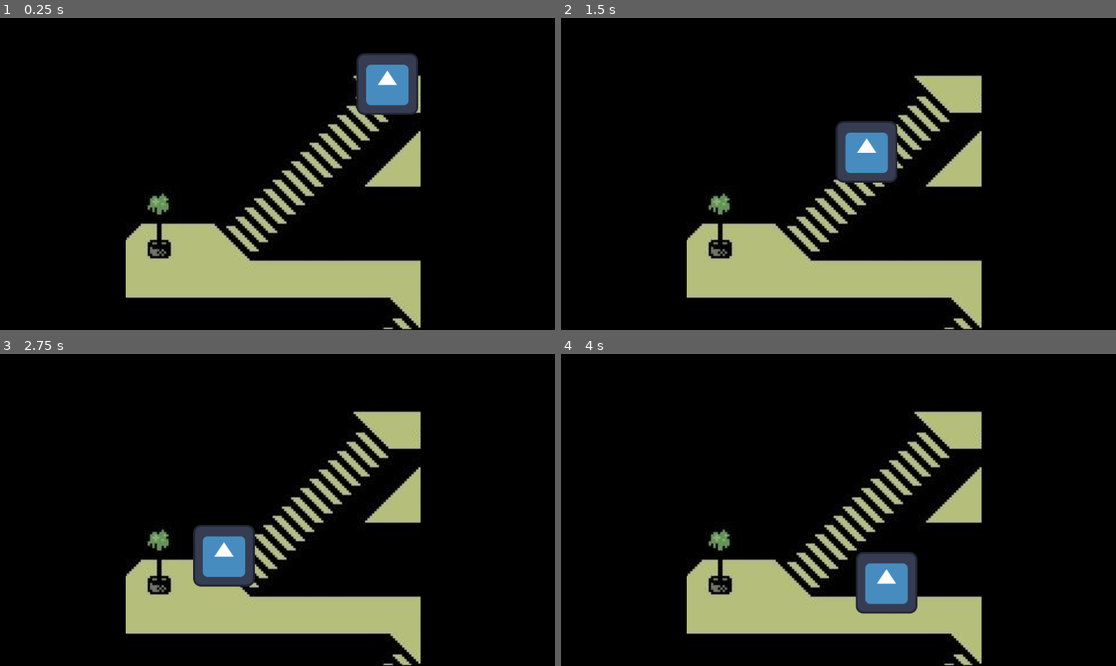
Above: before the commit, frames 1-4 (two rows, left to right).
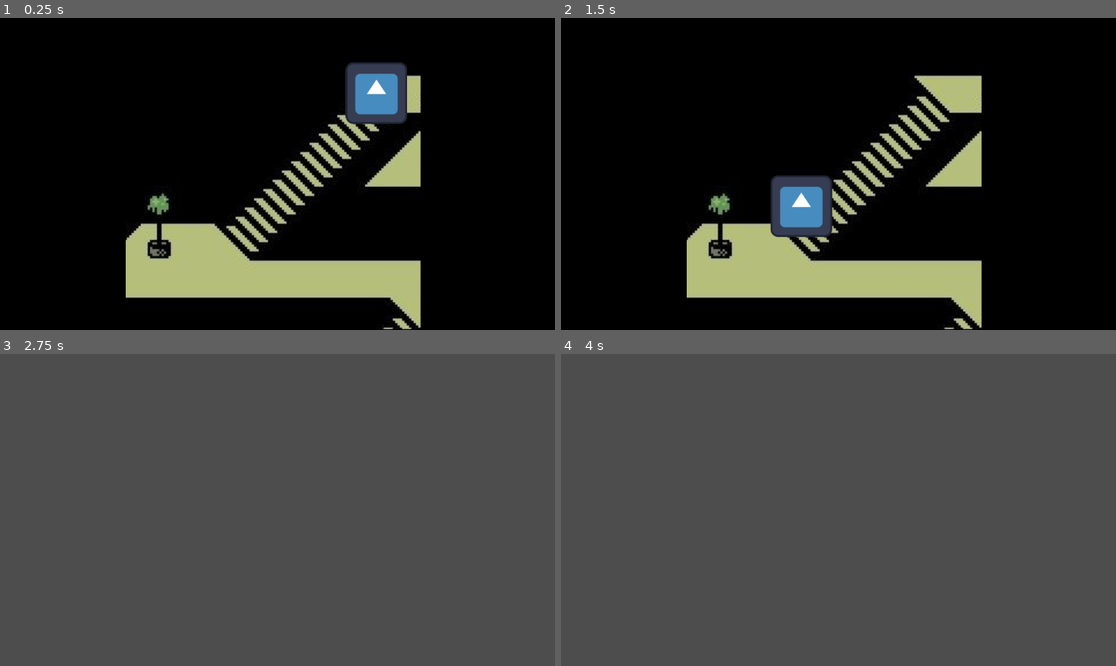
Above: after the commit, the same moments.

Repository: tobiflores/MINIJUEGOS-Feroleto-Flores-Geretto-Legaria
Game: Godot game, scene res://escenas/general/transicion_victoria.tscn
Same seed, same stepped clock (60 frames per second), same inputs: the game is played once before the commit and once after it. This scene is started directly instead of the project's main scene. The engine's default icon, where the game draws it, is replaced by a stand-in: a white triangle on a blue panel in a dark square.
Inputs:
- Up to frame 1 (0.25 s): no input
- Up to frame 2 (1.5 s): tap Enter (ui_accept) at 0.5, 0.6, 0.77, 1.07, 1.35 s; hold Right (ui_right) 0.53-1.28 s; hold Left (ui_left) from 1.28 s (still down)
- Up to frame 3 (2.75 s): tap Enter (ui_accept) at 1.52, 1.82, 2.1 s; release Left (ui_left) at 2.03 s; hold Right (ui_right) from 2.03 s (still down)
- Up to frame 4 (4 s): tap Enter (ui_accept) at 2.85, 3.02, 3.32, 3.6, 3.77 s; release Right (ui_right) at 3.53 s; hold Left (ui_left) from 3.53 s (still down)

The runs differ from the first frame. In frame 1, 2.3% of the frame differs, in the area x 62-76%, y 11-35%; in frame 2, 4.3%; in frame 3, 99%, in the area x 0-100%, y 0-100%; in frame 4, 99%.

Commit message:
hago el tercer minijuego y conecto a todos entre si con la transicion

Diff:
--- /dev/null
+++ b/escenas/general/principal.tscn
@@ -0,0 +1,10 @@
+[gd_scene format=3 uid="uid://b0018qfgib0ku"]
+
+[ext_resource type="Script" uid="uid://3npap6dn82cw" path="res://scripts/principal.gd" id="1_dj7q0"]
+[ext_resource type="PackedScene" uid="uid://cle37l80uue6p" path="res://escenas/minijuegos/minijuego_cofres.tscn" id="2_yv8ah"]
+[ext_resource type="PackedScene" uid="uid://behfvas1mmyqu" path="res://escenas/minijuegos/minijuego_caramelos.tscn" id="3_aanal"]
+[ext_resource type="PackedScene" uid="uid://dw570jju4f5ag" path="res://escenas/minijuegos/minijuego_golpearMadera.tscn" id="4_smctb"]
+
+[node name="Principal" type="Node2D" unique_id=218056312]
+script = ExtResource("1_dj7q0")
+lista_minijuegos = Array[PackedScene]([ExtResource("2_yv8ah"), ExtResource("3_aanal"), ExtResource("4_smctb")])
--- a/escenas/general/transicion_victoria.tscn
+++ b/escenas/general/transicion_victoria.tscn
@@ -6,6 +6,8 @@
 
 [node name="TransicionVictoria" type="Node2D" unique_id=1856119977]
 script = ExtResource("1_0yafw")
+duracion_bajada = 1.8
+duracion_piso = 0.8
 
 [node name="ColorRect" type="ColorRect" parent="." unique_id=641087914]
 offset_right = 1153.0
@@ -20,3 +22,17 @@
 [node name="Personaje" type="Sprite2D" parent="." unique_id=476792367]
 position = Vector2(838, 109)
 texture = ExtResource("2_tysrj")
+
+[node name="NumPiso" type="Label" parent="." unique_id=1300978627]
+offset_left = 261.0
+offset_top = 94.0
+offset_right = 380.0
+offset_bottom = 198.0
+theme_override_colors/font_color = Color(0.69, 1, 0.73649997, 1)
+theme_override_font_sizes/font_size = 34
+
+[node name="Vidas" type="Label" parent="." unique_id=1473974647]
+offset_left = 65.0
+offset_top = 525.0
+offset_right = 162.0
+offset_bottom = 614.0
--- /dev/null
+++ b/escenas/minijuegos/minijuego_golpearMadera.gd
@@ -0,0 +1,95 @@
+extends Node2D
+
+signal termino(resultado: float)
+
+@export var tiempoLimite: float = 8.0
+@export var velocidadBarra: float = 7.0
+@export var zona_roja_min: float = 0.75
+@export var zona_roja_max: float = 1.0
+@export var tiempo_mostrar_resultado: float = 1.0
+@export var textura1: Texture2D
+@export var textura2: Texture2D
+@export var textura3: Texture2D
+
+var puedeGolpear: bool = false
+var tiempo_transcurrido: float = 0.0
+var potenciaActual: float = 0.0
+var yaGolpeo: bool = false
+var segmentos: Array[ColorRect] = []
+
+func _ready() -> void:
+	segmentos = [$Fuerza1, $Fuerza2, $Fuerza3, $Fuerza4, $Fuerza5, $Fuerza6, $Fuerza7, $Fuerza8, $Fuerza9, $Fuerza10]
+	$Instruccion.text = "GOLPEÁ LA MADERA"
+	$ProgressBar.min_value = 0.0
+	$ProgressBar.max_value = 1.0
+
+	$Timer.wait_time = tiempoLimite
+	$Timer.one_shot = true
+	$Timer.timeout.connect(_cuando_se_acaba_el_tiempo)
+	$Timer.start()
+
+	puedeGolpear = true
+
+	await get_tree().create_timer(2.0).timeout
+	$Instruccion.text = ""
+
+func _process(delta: float) -> void:
+	if $Timer.time_left > 0:
+		$ProgressBar.value = $Timer.time_left / tiempoLimite
+	else:
+		$ProgressBar.value = 0.0
+
+	if not puedeGolpear:
+		return
+
+	tiempo_transcurrido += delta
+	potenciaActual = (1.0 - cos(tiempo_transcurrido * velocidadBarra)) / 2.0
+
+	if Input.is_action_just_pressed("ui_accept") and not yaGolpeo:
+		_golpear()
+
+	_actualizar_segmentos()
+
+func _animar_golpe(acerto: bool) -> void:
+	if acerto:
+		$Personaje.texture = textura2
+	else:
+		$Personaje.texture = textura3
+	await get_tree().create_timer(0.15).timeout
+
+func _golpear() -> void:
+	yaGolpeo = true
+	puedeGolpear = false
+	$Timer.stop()
+
+	var acerto: bool = potenciaActual >= zona_roja_min and potenciaActual <= zona_roja_max
+	_animar_golpe(acerto)
+
+	var resultado: float
+
+	if acerto:
+		resultado = 1.0
+	else:
+		var distancia: float = min(abs(potenciaActual - zona_roja_min), abs(potenciaActual - zona_roja_max))
+		resultado = clamp(1.0 - distancia * 2.0, 0.0, 0.9)
+
+	await get_tree().create_timer(tiempo_mostrar_resultado).timeout
+	terminar(resultado)
+
+func _cuando_se_acaba_el_tiempo() -> void:
+	if yaGolpeo:
+		return
+	yaGolpeo = true
+	puedeGolpear = false
+	$Mensaje.text = "¡Se acabó el tiempo!"
+	await get_tree().create_timer(tiempo_mostrar_resultado).timeout
+	terminar(0.0)
+
+func _actualizar_segmentos() -> void:
+	var segmentos_prendidos: int = round(potenciaActual * segmentos.size())
+	for i in segmentos.size():
+		segmentos[i].visible = i < segmentos_prendidos
+
+func terminar(resultado: float) -> void:
+	termino.emit(resultado)
+	queue_free()
--- /dev/null
+++ b/escenas/minijuegos/minijuego_golpearMadera.tscn
@@ -0,0 +1,127 @@
+[gd_scene format=3 uid="uid://dw570jju4f5ag"]
+
+[ext_resource type="Script" uid="uid://b5voymagclgqq" path="res://escenas/minijuegos/minijuego_golpearMadera.gd" id="1_fs60o"]
+[ext_resource type="FontFile" uid="uid://br64yg4s15f4j" path="res://fuentes/Changa_One/ChangaOne-Regular.ttf" id="1_jw8p4"]
+[ext_resource type="Texture2D" uid="uid://41i6yflkybec" path="res://imagenes/pose1.png" id="2_l8obx"]
+[ext_resource type="Texture2D" uid="uid://cbi3s8njwx7ko" path="res://imagenes/pose2.png" id="3_smymm"]
+[ext_resource type="Texture2D" uid="uid://dv25c3hxdmo30" path="res://imagenes/pose3.png" id="4_16lxf"]
+
+[sub_resource type="StyleBoxFlat" id="StyleBoxFlat_fs60o"]
+bg_color = Color(0.09240068, 0.19522923, 0.53666794, 1)
+
+[node name="Minijuego-GolpearMadera" type="Node2D" unique_id=442566395]
+script = ExtResource("1_fs60o")
+textura1 = ExtResource("2_l8obx")
+textura2 = ExtResource("3_smymm")
+textura3 = ExtResource("4_16lxf")
+
+[node name="Fondo" type="ColorRect" parent="." unique_id=834669979]
+offset_right = 1153.0
+offset_bottom = 650.0
+color = Color(0, 0, 0, 1)
+
+[node name="Personaje" type="Sprite2D" parent="." unique_id=592179818]
+position = Vector2(568, 357.00003)
+scale = Vector2(0.7707071, 0.8075397)
+texture = ExtResource("2_l8obx")
+
+[node name="Instruccion" type="Label" parent="." unique_id=372554950]
+offset_left = 440.0
+offset_top = 40.0
+offset_right = 1000.0
+offset_bottom = 130.0
+theme_override_fonts/font = ExtResource("1_jw8p4")
+theme_override_font_sizes/font_size = 30
+
+[node name="Resultado" type="Label" parent="." unique_id=1883691361]
+offset_left = 51.0
+offset_top = 186.0
+offset_right = 454.0
+offset_bottom = 276.0
+theme_override_fonts/font = ExtResource("1_jw8p4")
+theme_override_font_sizes/font_size = 41
+
+[node name="ProgressBar" type="ProgressBar" parent="." unique_id=1707141444]
+offset_top = 620.0
+offset_right = 1152.0
+offset_bottom = 647.0
+theme_override_styles/fill = SubResource("StyleBoxFlat_fs60o")
+max_value = 1.0
+
+[node name="Mensaje" type="Label" parent="." unique_id=836452418]
+offset_left = 145.0
+offset_top = 101.0
+offset_right = 185.0
+offset_bottom = 124.0
+
+[node name="Timer" type="Timer" parent="." unique_id=30362985]
+
+[node name="Fuerza1" type="ColorRect" parent="." unique_id=1984878306]
+offset_left = 1041.0
+offset_top = 423.0
+offset_right = 1081.0
+offset_bottom = 443.0
+color = Color(0.1882353, 0.89411765, 0.18431373, 0.69803923)
+
+[node name="Fuerza2" type="ColorRect" parent="." unique_id=363314604]
+offset_left = 1041.0
+offset_top = 398.0
+offset_right = 1081.0
+offset_bottom = 418.0
+color = Color(0.1882353, 0.89411765, 0.18431373, 0.69803923)
+
+[node name="Fuerza3" type="ColorRect" parent="." unique_id=302570877]
+offset_left = 1041.0
+offset_top = 372.0
+offset_right = 1081.0
+offset_bottom = 392.0
+color = Color(0.1882353, 0.89411765, 0.18431373, 0.69803923)
+
+[node name="Fuerza4" type="ColorRect" parent="." unique_id=555269588]
+offset_left = 1041.0
+offset_top = 347.0
+offset_right = 1081.0
+offset_bottom = 367.0
+color = Color(0.1882353, 0.89411765, 0.18431373, 0.69803923)
+
+[node name="Fuerza5" type="ColorRect" parent="." unique_id=663387307]
+offset_left = 1041.0
+offset_top = 322.0
+offset_right = 1081.0
+offset_bottom = 342.0
+color = Color(0.85882354, 0.78431374, 0.08627451, 1)
+
+[node name="Fuerza6" type="ColorRect" parent="." unique_id=953933245]
+offset_left = 1041.0
+offset_top = 297.0
+offset_right = 1081.0
+offset_bottom = 317.0
+color = Color(0.86, 0.78260005, 0.086000025, 1)
+
+[node name="Fuerza7" type="ColorRect" parent="." unique_id=2012123225]
+offset_left = 1041.0
+offset_top = 270.0
+offset_right = 1081.0
+offset_bottom = 290.0
+color = Color(0.85882354, 0.78431374, 0.08627451, 1)
+
+[node name="Fuerza8" type="ColorRect" parent="." unique_id=593356743]
+offset_left = 1041.0
+offset_top = 243.0
+offset_right = 1081.0
+offset_bottom = 263.0
+color = Color(0.67058825, 0, 0, 1)
+
+[node name="Fuerza9" type="ColorRect" parent="." unique_id=82439270]
+offset_left = 1041.0
+offset_top = 215.0
+offset_right = 1081.0
+offset_bottom = 235.0
+color = Color(0.6723153, 0, 0, 1)
+
+[node name="Fuerza10" type="ColorRect" parent="." unique_id=25785438]
+offset_left = 1041.0
+offset_top = 190.0
+offset_right = 1081.0
+offset_bottom = 210.0
+color = Color(0.67058825, 0, 0, 1)
--- a/scripts/gestorPartida.gd
+++ b/scripts/gestorPartida.gd
@@ -1,19 +1,20 @@
 extends Node
 
-var pisoActual: int = 1
-var peligroActual: float = 0.0
+var pisoActual: int = 20
+var vidas: int = 3
 
-func resultado(resultado: float) -> void:
-	peligroActual += (1.0 - resultado) * 0.2
-	peligroActual = clamp(peligroActual, 0.0, 1.0)
-	if peligroActual >= 1.0:
-		print("perdiste")
+func resultado(resultado_minijuego: float) -> void:
+	var gano: bool = resultado_minijuego >= 1.0
+
+	if gano:
+		pisoActual -= 1
 	else:
-		pisoActual += 1
-		print("bajaste al piso ", pisoActual)
-		await mostrar_transicion()
+		vidas -= 1
 
-func mostrar_transicion() -> void:
+	await mostrar_transicion(gano)
+
+func mostrar_transicion(gano: bool) -> void:
 	var transicion = preload("res://escenas/general/transicion_victoria.tscn").instantiate()
 	add_child(transicion)
+	transicion.mostrar_datos(pisoActual, vidas, gano)
 	await transicion.transicion_terminada
--- /dev/null
+++ b/scripts/principal.gd
@@ -0,0 +1,18 @@
+extends Node2D
+
+@export var lista_minijuegos: Array[PackedScene] = []
+
+var minijuegoActual: Node2D = null
+
+func _ready() -> void:
+	_cargar_minijuego_aleatorio()
+
+func _cargar_minijuego_aleatorio() -> void:
+	var escena_elegida: PackedScene = lista_minijuegos[randi() % lista_minijuegos.size()]
+	minijuegoActual = escena_elegida.instantiate()
+	add_child(minijuegoActual)
+	minijuegoActual.termino.connect(_cuando_termina_minijuego)
+
+func _cuando_termina_minijuego(resultado: float) -> void:
+	await gestorPartida.resultado(resultado)
+	_cargar_minijuego_aleatorio()
--- a/scripts/transicion_victoria.gd
+++ b/scripts/transicion_victoria.gd
@@ -9,6 +9,10 @@
 @export var posicion_inicial: Vector2 = Vector2(838.0, 109.0)
 @export var posicion_quiebre: Vector2 = Vector2(431.0, 447.0)
 @export var posicion_final: Vector2 = Vector2(798.0, 489.0)
+
+func mostrar_datos(piso: int, vidas: int, gano: bool) -> void:
+	$NumPiso.text = "Piso: " + str(piso)
+	$Vidas.text = "Vidas: " + str(vidas)
 
 func _ready() -> void:
 	$Personaje.position = posicion_inicial
@@ -28,4 +32,4 @@
 
 	await tween.finished
 	transicion_terminada.emit()
-	# queue_free()
+	queue_free()
Not shown, added: escenas/minijuegos/minijuego_golpearMadera.gd.uid
Binary file added: imagenes/pose1.png
Not shown, added: imagenes/pose1.png.import
Binary file added: imagenes/pose2.png
Not shown, added: imagenes/pose2.png.import
Binary file added: imagenes/pose3.png
Not shown, added: imagenes/pose3.png.import
Not shown, added: scripts/principal.gd.uid
